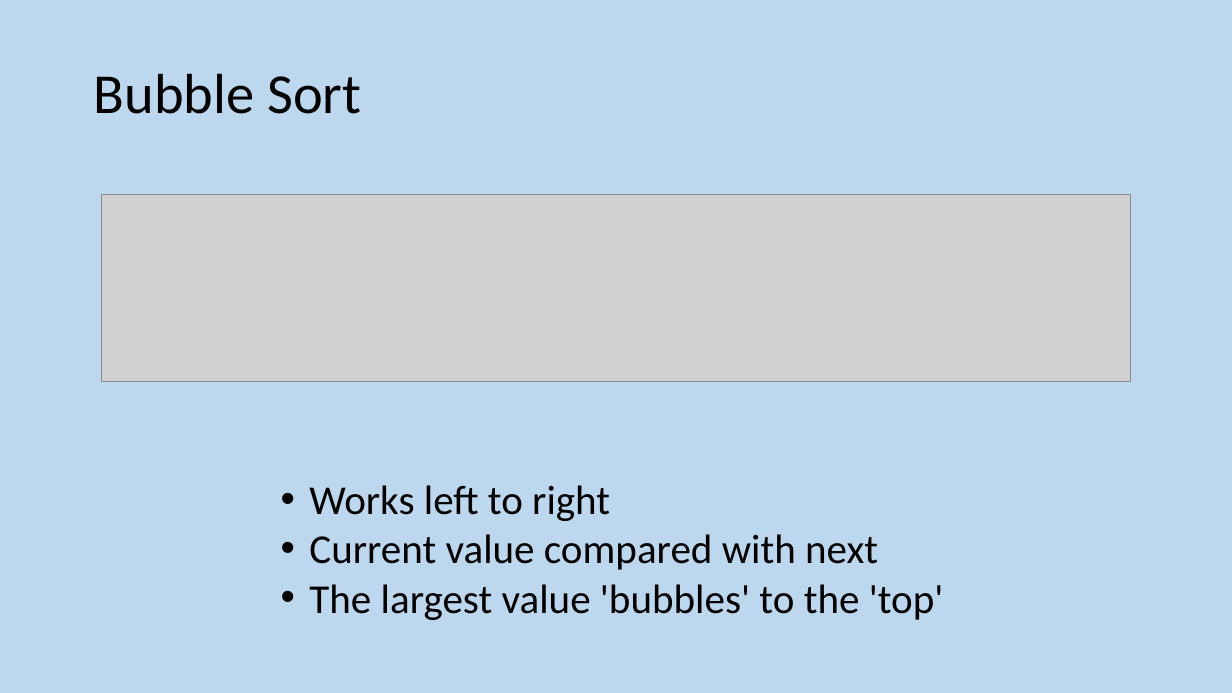
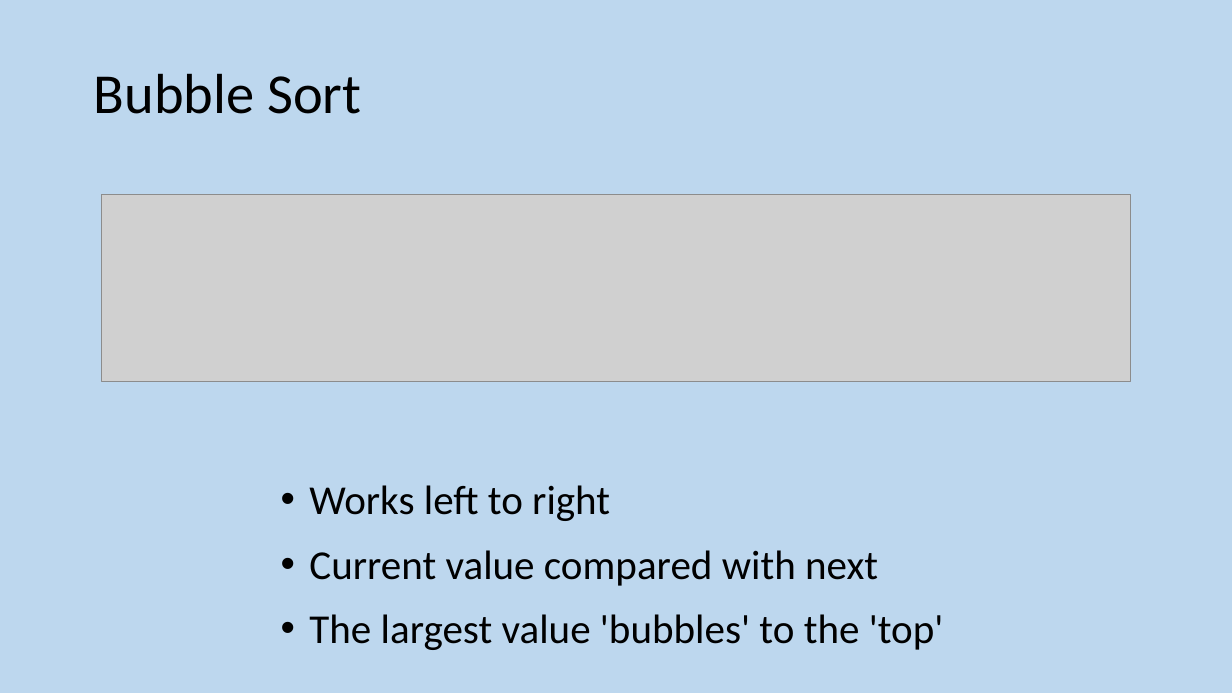
Before and after one commit to MrFriendCS/MrFriendCS.github.io, a slide deck: slide 30 of ah-cs/sdd/AH CS SDD Slides.pptx. Drawn at 1232x693 pixels with LibreOffice and Linux fonts; fonts in the diff are those of the drawing; grey boxes stand for pictures. Boxes give left, top, right and bottom in pixels: in the first picture for what was removed or moved away, otherwise in the second. Text is boxed around its words. In the diff, an @@ line names an element or a change of style, - is before the commit and + after.

```diff
--- a/ah-cs/sdd/AH CS SDD Slides.pptx
+++ b/ah-cs/sdd/AH CS SDD Slides.pptx
@@ text "Works left to right" at [309,485,944,650]: more space between paragraphs @@
```
Also in this commit, not shown: 10 slides added, 2 slides removed, 6 other files.
